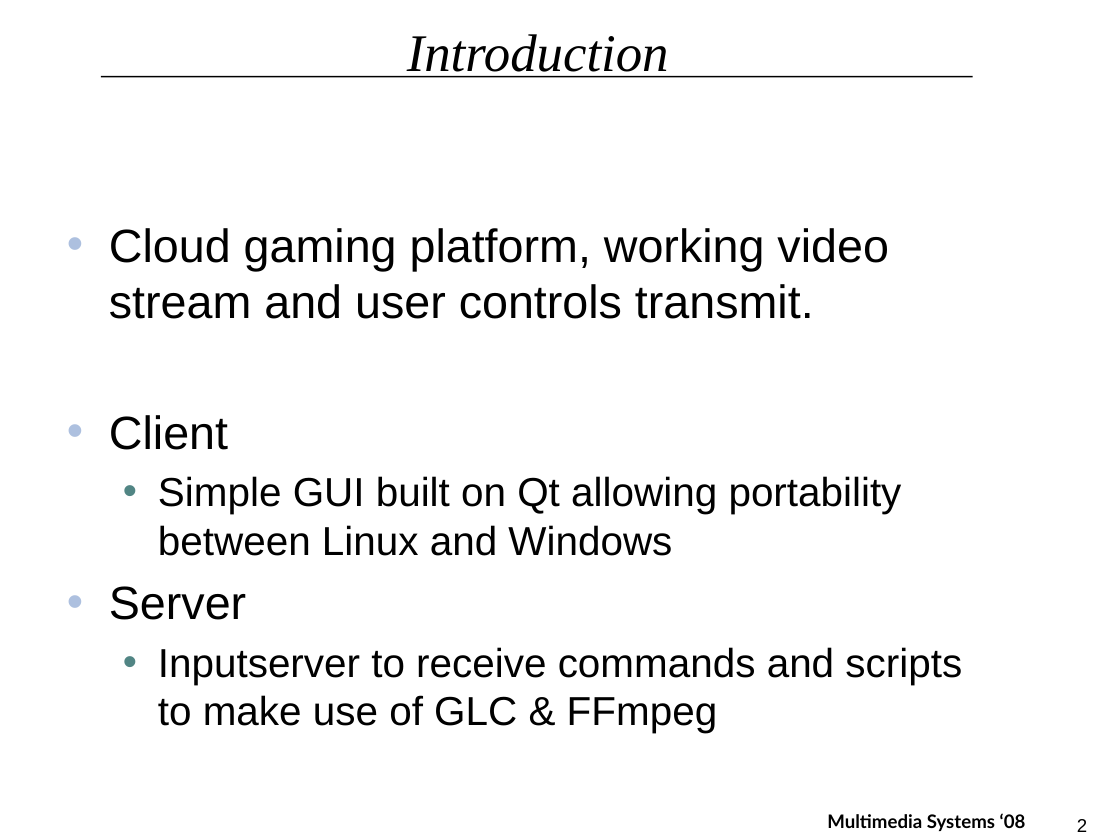
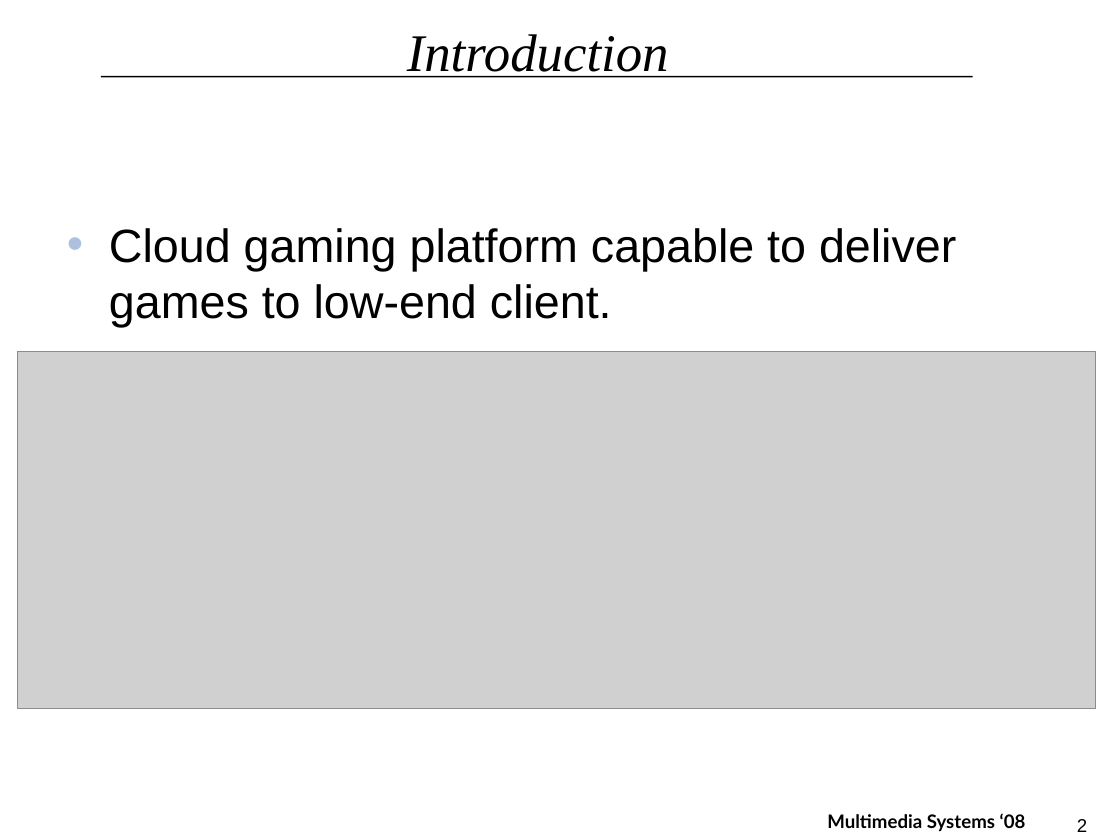
Before and after one commit to tv/C-WG3-1, a slide deck: slide 2 of docs/MMS_Final_Presentation.pptx. Drawn at 1120x840 pixels with LibreOffice and Linux fonts; fonts in the diff are those of the drawing; grey boxes stand for pictures; background and template pictures are left out. Boxes give left, top, right and bottom in pixels: in the first picture for what was removed or moved away, otherwise in the second. Text is boxed around its words. In the diff, an @@ line names an element or a change of style, - is before the commit and + after.

Commit message:
presentation now with images

```diff
--- a/docs/MMS_Final_Presentation.pptx
+++ b/docs/MMS_Final_Presentation.pptx
@@ text at (x1=109, y1=228, x2=956, y2=327): text changed; size 26 to 30 pt @@
-• Cloud gaming platform, working video stream and user controls transmit.
-• Client
-  • Simple GUI built on Qt allowing portability between Linux and Windows
-• Server
-  • Inputserver to receive commands and scripts to make use of GLC & FFmpeg
+• Cloud gaming platform capable to deliver games to low-end client.
@@ picture added at (x1=17, y1=352, x2=1095, y2=709) @@
```
Also in this commit, not shown: 3 other slides changed, 6 slides added, 2 slides removed.
